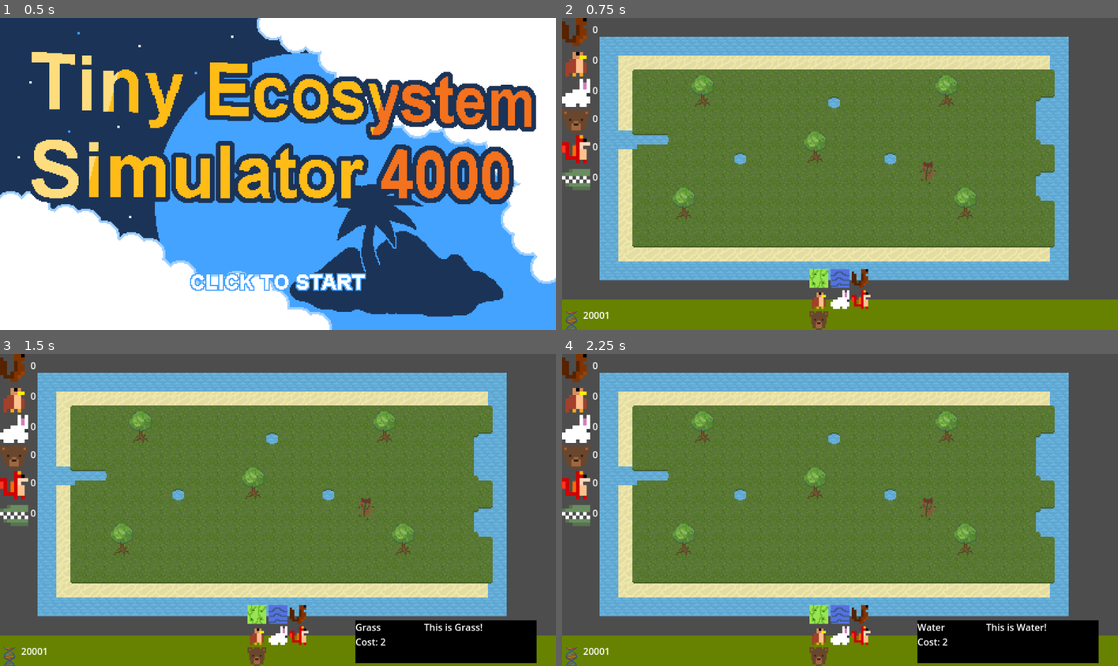
Above: before the commit, frames 1-4 (two rows, left to right).
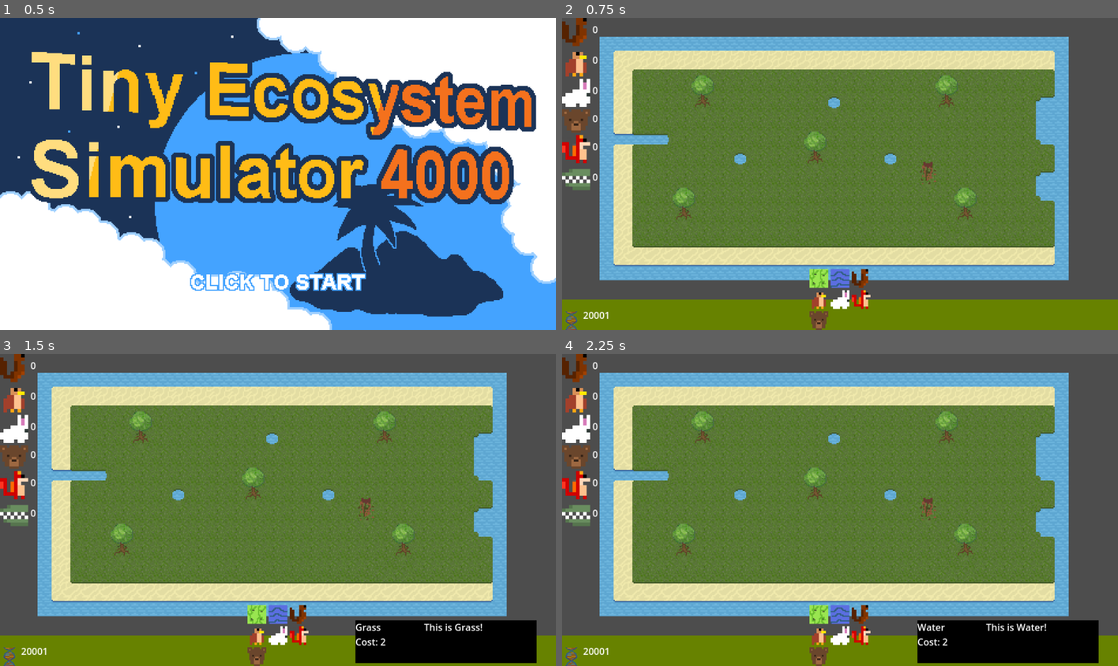
Above: after the commit, the same moments.

Repository: zliebowitz/ld56
Game: Godot game, scene res://Assets/Scripts/title_screen.tscn
Same seed, same stepped clock (60 frames per second), same inputs: the game is played once before the commit and once after it.
Inputs (mouse positions are in pixels of both pictures, inside the frame that each line leads up to):
- Up to frame 1 (0.5 s): no input
- Up to frame 2 (0.75 s): tap Enter at 0.5 s; move the mouse to (962, 158) at 0.52 s; click (962, 158) at 0.6 s
- Up to frame 3 (1.5 s): tap Space at 1.25 s; move the mouse to (255, 612) at 1.27 s; click (255, 612) at 1.35 s
- Up to frame 4 (2.25 s): tap Enter at 2 s; move the mouse to (840, 612) at 2.02 s; click (840, 612) at 2.1 s

Frame 1 is identical in both runs. In frame 2, 3.3% of the frame differs, in the area x 9-89%, y 10-80%; in frame 3, 3.3%; in frame 4, 3.3%.

Commit message:
Make sand look nicer.

Diff:
--- a/Assets/Scripts/tilemap.gd
+++ b/Assets/Scripts/tilemap.gd
@@ -5,7 +5,8 @@
 @export var map_size: Vector2
 
 @onready var spritelayer: TileMapLayer = $SpriteLayer
-@onready var borderlayer: TileMapLayer = $BorderLayer
+@onready var grassborderlayer: TileMapLayer = $GrassBorderLayer
+@onready var sandborderlayer: TileMapLayer = $SandBorderLayer
 @onready var main: Main = $".."
 
 var id_map: Array[int]
@@ -31,7 +32,7 @@
 			var coords = Vector2i(x,y)
 			id_map.append(get_cell_source_id(coords))
 			sprite_id_map.append(spritelayer.get_cell_source_id(coords))
-	_update_border_layer()
+	_update_border_layers()
 
 func _unhandled_input(_event: InputEvent) -> void:
 	if Input.is_action_just_pressed("click"):
@@ -111,7 +112,7 @@
 		else:
 			spritelayer.set_cell(coords, sprite_id, Vector2i(0, 0))
 		sprite_id_map[get_array_index(coords)] = sprite_id
-	_update_border_layer()
+	_update_border_layers()
 
 func clear_sprite(coords: Vector2i):
 	sprite_id_map[get_array_index(coords)] = -1
@@ -221,10 +222,30 @@
 				#closest = animal
 	#return closest
 
+
+func _update_border_layers():
+	_update_border_layer(0)
+	_update_border_layer(1)
+
+
+
+# VERY IPORTANT!!!
+# VERY IPORTANT!!!
+# VERY IPORTANT!!!
+# VERY IPORTANT!!!
+#
+# Pretend this function doesn't exist
+#
 # I am sorry you have to lay eyes on such a gross function.
 # Please ignore it, pretend it doesn't exist.
 # If something breaks, continue ignoring it, and compain in Travis' direction.
-func _update_border_layer():
+func _update_border_layer(borderlayerindex):
+	var borderlayer:TileMapLayer
+	match borderlayerindex:
+		0:
+			borderlayer = grassborderlayer
+		1:
+			borderlayer = sandborderlayer
 	for y in range(1, map_size.y-1):
 		for x in range(1, map_size.x-1):
 			var coords = Vector2i(x, y)
@@ -253,11 +274,15 @@
 					surrounding_info[i] = 0
 
 			# Determine which overlay to do.
-			# Current ordering is grass -> sand
-			var dominant_border = 0
-
-			if center_tile_info == dominant_border:
+			var dominant_border = borderlayerindex
+			if center_tile_info == borderlayerindex || !surrounding_info.has(borderlayerindex):
 				dominant_border = -1
+
+
+			# If the tile is grass, don't do anything on it. Grass is always on top
+			if center_tile_info == 0:
+				dominant_border = -1
+
 
 			# Format a unique string based on the surrounding dominant tiles.
 			var border_string:String = ""
@@ -310,6 +335,14 @@
 				tile_position = Vector2i(1,6)
 			elif border[2] && border[5]:
 				tile_position = Vector2i(1,5)
+			elif border[0] && border[2]:
+				tile_position = Vector2i(2,9)
+			elif border[5] && border[7]:
+				tile_position = Vector2i(1,9)
+			elif border[0] && border[5]:
+				tile_position = Vector2i(3,9)
+			elif border[2] && border[7]:
+				tile_position = Vector2i(4,9)
 			# Single Corners
 			elif border[0]:
 				tile_position = Vector2i(4,5)
--- a/Assets/Tiles/TileMapLayerTileset.tres
+++ b/Assets/Tiles/TileMapLayerTileset.tres
@@ -46,6 +46,10 @@
 1:7/0 = 0
 1:5/0 = 0
 1:6/0 = 0
+1:9/0 = 0
+2:9/0 = 0
+3:9/0 = 0
+4:9/0 = 0
 
 [sub_resource type="TileSetAtlasSource" id="TileSetAtlasSource_5sgtb"]
 texture = ExtResource("2_kqal3")
@@ -75,6 +79,24 @@
 3:5/0 = 0
 4:5/0 = 0
 0:6/0 = 0
+4:7/0 = 0
+4:8/0 = 0
+1:6/0 = 0
+2:6/0 = 0
+3:6/next_alternative_id = 6
+3:6/0 = 0
+4:6/0 = 0
+1:7/0 = 0
+1:8/0 = 0
+2:7/0 = 0
+2:8/0 = 0
+3:7/0 = 0
+3:8/0 = 0
+1:5/0 = 0
+1:9/0 = 0
+2:9/0 = 0
+3:9/0 = 0
+4:9/0 = 0
 
 [sub_resource type="TileSetAtlasSource" id="TileSetAtlasSource_luh68"]
 texture = ExtResource("3_uqha8")
--- a/tilemap.tscn
+++ b/tilemap.tscn
@@ -158,11 +158,17 @@
 z_index = -1
 y_sort_enabled = true
 tile_set = SubResource("TileSet_8s1cn")
+y_sort_origin = 1
 collision_enabled = false
 
-[node name="BorderLayer" type="TileMapLayer" parent="TileMapLayer"]
+[node name="SandBorderLayer" type="TileMapLayer" parent="TileMapLayer"]
 y_sort_enabled = true
 tile_set = ExtResource("2_0ak7v")
+
+[node name="GrassBorderLayer" type="TileMapLayer" parent="TileMapLayer"]
+y_sort_enabled = true
+tile_set = ExtResource("2_0ak7v")
+y_sort_origin = 9
 
 [node name="CanvasLayer" type="CanvasLayer" parent="." node_paths=PackedStringArray("gridcontainer", "tilemap")]
 script = ExtResource("4_j5su3")
Binary file changed: Graphics/GrassTiles0.png
Binary file changed: Graphics/SandTiles.png
